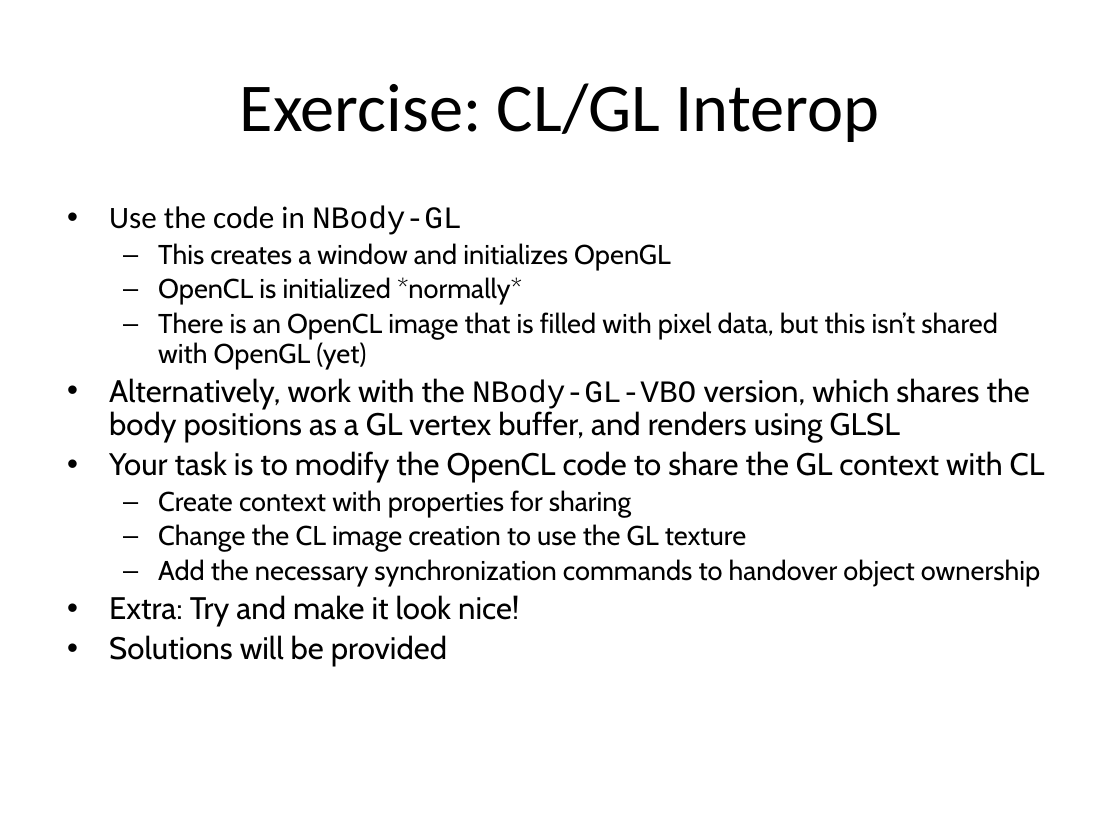
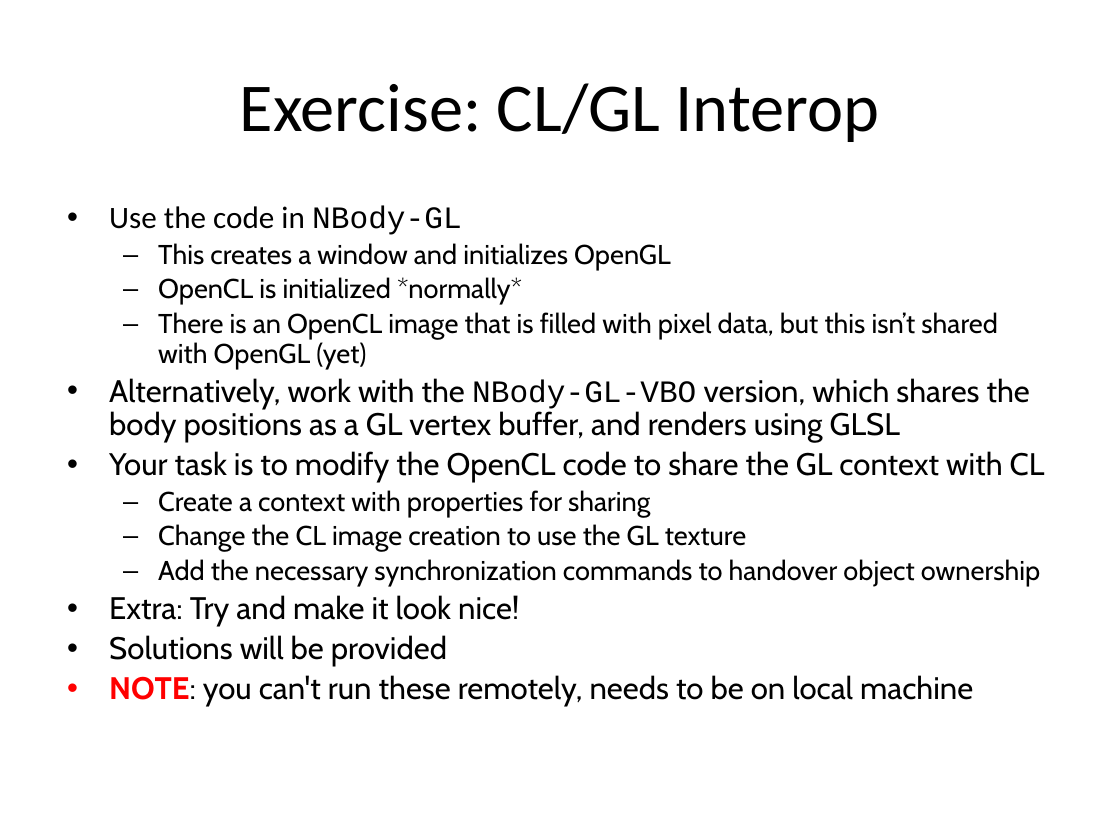
Before and after one commit to UoB-HPC/opencl-training-code, a slide deck: slide 13 of slides/advanced_part4.pptx. Drawn at 1120x840 pixels with LibreOffice and Linux fonts; fonts in the diff are those of the drawing. Boxes give left, top, right and bottom in pixels: in the first picture for what was removed or moved away, otherwise in the second. Text is boxed around its words. In the diff, an @@ line names an element or a change of style, - is before the commit and + after.

Commit message:
Minor word tweaks

```diff
--- a/slides/advanced_part4.pptx
+++ b/slides/advanced_part4.pptx
@@ text at <box>158,490,650,517</box>: text changed @@
-  – Create context with properties for sharing
+  – Create a context with properties for sharing
@@ text at <box>109,675,973,706</box>: paragraph added @@
+• NOTE: you can't run these remotely, needs to be on local machine
```
